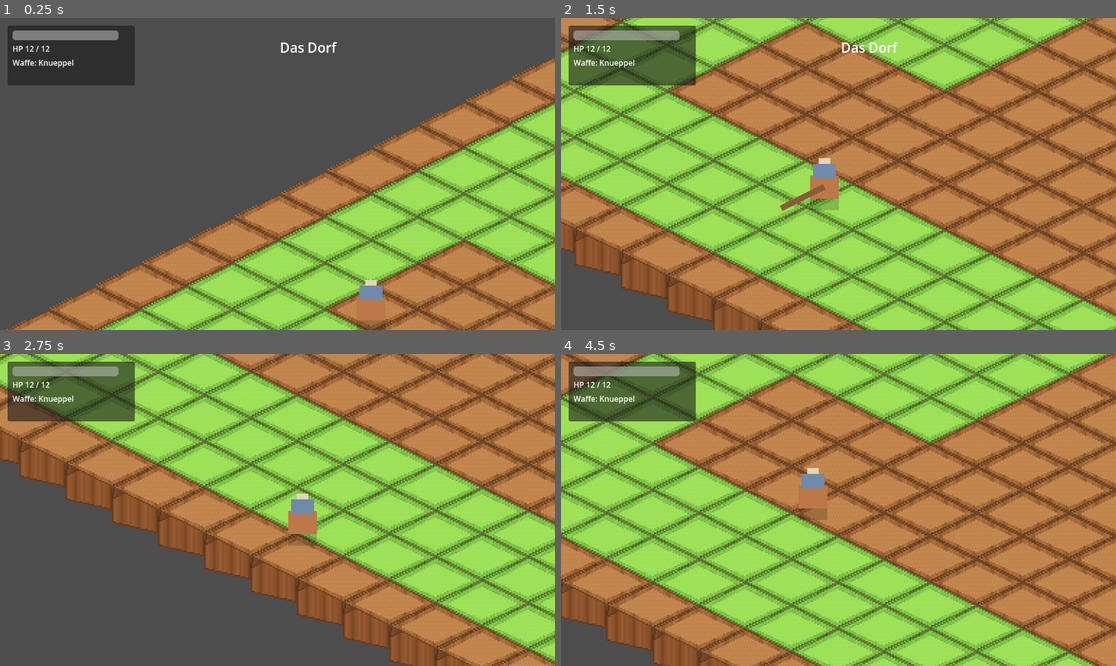
Above: before the commit, frames 1-4 (two rows, left to right).
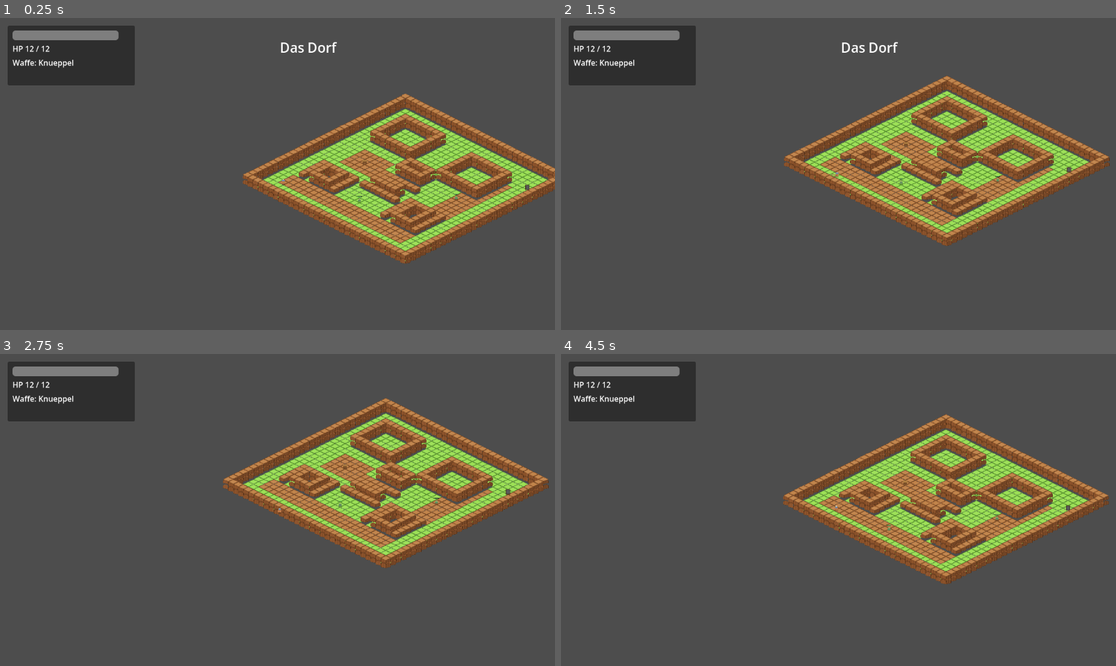
Above: after the commit, the same moments.

Repository: Taunaria/tartaros-engine-prototype
Game: Godot game, scene res://scenes/game/Game.tscn
Two runs of this game, one before a commit and one after it. Both use one fixed random seed, a clock stepped at 60 frames per second and the inputs below.
Inputs:
- Up to frame 1 (0.25 s): no input
- Up to frame 2 (1.5 s): hold D (move_right) 0.53-1.28 s; tap Space (attack) at 0.6, 1.35 s; hold S (move_down) from 1.28 s (still down)
- Up to frame 3 (2.75 s): release S (move_down) at 2.03 s; hold D (move_right) from 2.03 s (still down); tap E (interact) at 2.1 s; tap Space (attack) at 2.3 s
- Up to frame 4 (4.5 s): release D (move_right) at 2.78 s; hold W (move_up) 2.78-3.53 s; tap Space (attack) at 2.85, 3.6 s; hold A (move_left) from 3.53 s (still down); tap E (interact) at 4.35 s

The runs differ from the first frame. In frame 1, 44% of the frame differs, in the area x 1-100%, y 12-100%; in frame 2, 92%; in frame 3, 72%; in frame 4, 94%, in the area x 0-100%, y 0-100%.

Commit message:
Extract camera settings into GameCamera

Diff:
--- a/data/weapons/weapon_db.gd
+++ b/data/weapons/weapon_db.gd
@@ -7,6 +7,8 @@
 		"name": "Knueppel",
 		"damage": 2,
 		"range": 30.0,
+		"hit_radius": 38.0,
+		"swing_angle_degrees": 110.0,
 		"cooldown": 0.45,
 		"color": Color8(137, 92, 56)
 	},
@@ -15,6 +17,8 @@
 		"name": "Schwert",
 		"damage": 3,
 		"range": 38.0,
+		"hit_radius": 46.0,
+		"swing_angle_degrees": 90.0,
 		"cooldown": 0.38,
 		"color": Color8(183, 192, 203)
 	},
@@ -23,6 +27,8 @@
 		"name": "Axt",
 		"damage": 4,
 		"range": 34.0,
+		"hit_radius": 42.0,
+		"swing_angle_degrees": 120.0,
 		"cooldown": 0.55,
 		"color": Color8(169, 185, 150)
 	}
--- a/scenes/game/Game.tscn
+++ b/scenes/game/Game.tscn
@@ -1,8 +1,9 @@
-[gd_scene load_steps=4 format=3]
+[gd_scene load_steps=5 format=3]
 
 [ext_resource type="Script" path="res://scripts/core/game.gd" id="1"]
 [ext_resource type="PackedScene" path="res://scenes/player/Player.tscn" id="2"]
 [ext_resource type="PackedScene" path="res://scenes/ui/GameUI.tscn" id="3"]
+[ext_resource type="Script" path="res://scripts/core/game_camera.gd" id="4"]
 
 [node name="Game" type="Node2D"]
 script = ExtResource("1")
@@ -14,8 +15,6 @@
 [node name="CameraRig" type="Node2D" parent="."]
 
 [node name="Camera2D" type="Camera2D" parent="CameraRig"]
-position_smoothing_enabled = true
-position_smoothing_speed = 7.0
-zoom = Vector2(3.0, 3.0)
+script = ExtResource("4")
 
 [node name="UI" parent="." instance=ExtResource("3")]
--- a/scenes/player/Player.tscn
+++ b/scenes/player/Player.tscn
@@ -5,8 +5,8 @@
 [sub_resource type="CircleShape2D" id="1"]
 radius = 9.0
 
-[sub_resource type="RectangleShape2D" id="2"]
-size = Vector2(30, 22)
+[sub_resource type="CircleShape2D" id="2"]
+radius = 38.0
 
 [node name="Player" type="CharacterBody2D" groups=["player"]]
 collision_layer = 2
--- a/scenes/visual/BlockTile.tscn
+++ b/scenes/visual/BlockTile.tscn
@@ -4,9 +4,3 @@
 
 [node name="BlockTile" type="Node2D"]
 script = ExtResource("1")
-
-[node name="TopSprite" type="Sprite2D" parent="."]
-
-[node name="LeftSprite" type="Sprite2D" parent="."]
-
-[node name="RightSprite" type="Sprite2D" parent="."]
--- a/scripts/core/game.gd
+++ b/scripts/core/game.gd
@@ -2,6 +2,7 @@
 
 const LevelData := preload("res://data/levels/level_data.gd")
 const LevelScene := preload("res://scenes/levels/Level.tscn")
+const GameCamera := preload("res://scripts/core/game_camera.gd")
 
 var levels: Array[Dictionary] = []
 var current_level_index: int = 0
@@ -11,10 +12,12 @@
 @onready var level_container: Node2D = $LevelContainer
 @onready var player: CharacterBody2D = $Player
 @onready var camera_rig: Node2D = $CameraRig
+@onready var camera: GameCamera = $CameraRig/Camera2D
 @onready var ui: CanvasLayer = $UI
 
 
 func _ready() -> void:
+	camera.apply_defaults()
 	levels = LevelData.get_levels()
 	player.hp_changed.connect(_on_player_hp_changed)
 	player.weapon_changed.connect(_on_player_weapon_changed)
--- /dev/null
+++ b/scripts/core/game_camera.gd
@@ -0,0 +1,12 @@
+extends Camera2D
+class_name GameCamera
+
+const DEFAULT_ZOOM := Vector2(0.33, 0.33)
+const DEFAULT_POSITION_SMOOTHING_ENABLED := true
+const DEFAULT_POSITION_SMOOTHING_SPEED := 9.0
+
+
+func apply_defaults() -> void:
+	zoom = DEFAULT_ZOOM
+	position_smoothing_enabled = DEFAULT_POSITION_SMOOTHING_ENABLED
+	position_smoothing_speed = DEFAULT_POSITION_SMOOTHING_SPEED
--- a/scripts/dev/export_block_test_image.gd
+++ b/scripts/dev/export_block_test_image.gd
@@ -3,18 +3,18 @@
 const BlockFaceAtlas := preload("res://scripts/visual/block_face_atlas.gd")
 const BlockTile := preload("res://scripts/visual/block_tile.gd")
 const OUTPUT_PATH := "res://tmp/block_render_test_export.png"
-const ORIGIN := Vector2i(352, 120)
+const ORIGIN := Vector2i(352, 170)
 const TEST_GRID := [
-	["grass", "grass", "grass", "grass", "grass", "grass", "grass", "grass", "grass", "grass"],
-	["grass", "grass", "stone", "stone", "stone", "grass", "grass", "wood", "wood", "grass"],
-	["grass", "grass", "stone", "grass", "grass", "grass", "grass", "wood", "wood", "grass"],
-	["grass", "grass", "stone", "grass", "wood", "wood", "grass", "grass", "grass", "grass"],
-	["grass", "grass", "grass", "grass", "wood", "wood", "grass", "stone", "stone", "grass"],
-	["grass", "wood", "wood", "grass", "grass", "grass", "grass", "stone", "grass", "grass"],
-	["grass", "wood", "wood", "grass", "stone", "stone", "grass", "grass", "grass", "grass"],
-	["grass", "grass", "grass", "grass", "stone", "grass", "grass", "wood", "wood", "grass"],
-	["grass", "stone", "stone", "grass", "grass", "grass", "grass", "wood", "grass", "grass"],
-	["grass", "grass", "grass", "grass", "grass", "grass", "grass", "grass", "grass", "grass"]
+	[{"type": "grass", "height": 0}, {"type": "grass", "height": 0}, {"type": "grass", "height": 0}, {"type": "grass", "height": 0}, {"type": "grass", "height": 0}, {"type": "grass", "height": 0}, {"type": "grass", "height": 0}, {"type": "grass", "height": 0}, {"type": "grass", "height": 0}, {"type": "grass", "height": 0}],
+	[{"type": "grass", "height": 0}, {"type": "grass", "height": 0}, {"type": "grass", "height": 0}, {"type": "grass", "height": 0}, {"type": "grass", "height": 0}, {"type": "grass", "height": 0}, {"type": "grass", "height": 0}, {"type": "grass", "height": 0}, {"type": "grass", "height": 0}, {"type": "grass", "height": 0}],
+	[{"type": "grass", "height": 0}, {"type": "wood", "height": 1}, {"type": "wood", "height": 1}, {"type": "wood", "height": 1}, {"type": "grass", "height": 0}, {"type": "grass", "height": 0}, {"type": "wood", "height": 2}, {"type": "wood", "height": 2}, {"type": "wood", "height": 2}, {"type": "grass", "height": 0}],
+	[{"type": "grass", "height": 0}, {"type": "wood", "height": 1}, {"type": "grass", "height": 0}, {"type": "wood", "height": 1}, {"type": "wood", "height": 0}, {"type": "wood", "height": 0}, {"type": "wood", "height": 2}, {"type": "grass", "height": 0}, {"type": "wood", "height": 2}, {"type": "grass", "height": 0}],
+	[{"type": "grass", "height": 0}, {"type": "wood", "height": 1}, {"type": "grass", "height": 0}, {"type": "wood", "height": 1}, {"type": "wood", "height": 0}, {"type": "wood", "height": 0}, {"type": "wood", "height": 2}, {"type": "grass", "height": 0}, {"type": "wood", "height": 2}, {"type": "stone", "height": 2}],
+	[{"type": "grass", "height": 0}, {"type": "wood", "height": 1}, {"type": "wood", "height": 1}, {"type": "wood", "height": 1}, {"type": "wood", "height": 0}, {"type": "wood", "height": 0}, {"type": "wood", "height": 2}, {"type": "wood", "height": 2}, {"type": "wood", "height": 2}, {"type": "grass", "height": 0}],
+	[{"type": "grass", "height": 0}, {"type": "grass", "height": 0}, {"type": "grass", "height": 0}, {"type": "grass", "height": 0}, {"type": "wood", "height": 0}, {"type": "wood", "height": 0}, {"type": "grass", "height": 0}, {"type": "grass", "height": 0}, {"type": "grass", "height": 0}, {"type": "grass", "height": 0}],
+	[{"type": "grass", "height": 0}, {"type": "grass", "height": 0}, {"type": "stone", "height": 1}, {"type": "grass", "height": 0}, {"type": "grass", "height": 0}, {"type": "grass", "height": 0}, {"type": "grass", "height": 0}, {"type": "grass", "height": 0}, {"type": "grass", "height": 0}, {"type": "grass", "height": 0}],
+	[{"type": "grass", "height": 0}, {"type": "grass", "height": 0}, {"type": "grass", "height": 0}, {"type": "grass", "height": 0}, {"type": "grass", "height": 0}, {"type": "grass", "height": 0}, {"type": "grass", "height": 0}, {"type": "grass", "height": 0}, {"type": "grass", "height": 0}, {"type": "grass", "height": 0}],
+	[{"type": "grass", "height": 0}, {"type": "grass", "height": 0}, {"type": "grass", "height": 0}, {"type": "grass", "height": 0}, {"type": "grass", "height": 0}, {"type": "grass", "height": 0}, {"type": "grass", "height": 0}, {"type": "grass", "height": 0}, {"type": "grass", "height": 0}, {"type": "grass", "height": 0}]
 ]
 
 
@@ -27,10 +27,12 @@
 	var draw_list: Array[Dictionary] = []
 	for y in range(TEST_GRID.size()):
 		for x in range(TEST_GRID[y].size()):
+			var tile_data: Dictionary = TEST_GRID[y][x]
 			draw_list.append({
-				"type": TEST_GRID[y][x],
+				"type": tile_data["type"],
+				"height": tile_data["height"],
 				"grid": Vector2i(x, y),
-				"sort": x + y
+				"sort": (x + y) * 10 + tile_data["height"] * 3
 			})
 
 	draw_list.sort_custom(func(a: Dictionary, b: Dictionary) -> bool:
@@ -38,22 +40,30 @@
 	)
 
 	for entry in draw_list:
-		_draw_block(output, atlas_image, entry["type"], entry["grid"])
+		_draw_block(output, atlas_image, _resolve_tile_type(entry["type"]), entry["grid"], entry["height"])
 
-	_draw_marker(output, Vector2i(4, 4), Color8(204, 82, 82))
-	_draw_marker(output, Vector2i(7, 2), Color8(86, 145, 102))
+	_draw_marker(output, Vector2i(4, 6), Color8(204, 82, 82))
+	_draw_marker(output, Vector2i(8, 4), Color8(86, 145, 102))
 	output.save_png(ProjectSettings.globalize_path(OUTPUT_PATH))
 	quit()
 
 
-func _draw_block(output: Image, atlas_image: Image, tile_type: String, grid: Vector2i) -> void:
+func _draw_block(output: Image, atlas_image: Image, tile_type: String, grid: Vector2i, visual_height: int) -> void:
 	var regions: Dictionary = BlockFaceAtlas.get_regions()[tile_type]
 	var screen: Vector2 = BlockTile.grid_to_screen(grid)
 	var screen_origin := Vector2i(roundi(screen.x), roundi(screen.y)) + ORIGIN
+	var height_step := int(BlockTile.get_default_height_step())
 
-	_blit_region(output, atlas_image, regions["left_texture_region"], screen_origin + Vector2i(-32, 0))
-	_blit_region(output, atlas_image, regions["right_texture_region"], screen_origin + Vector2i(0, 0))
-	_blit_region(output, atlas_image, regions["top_texture_region"], screen_origin + Vector2i(-32, -16))
+	if visual_height <= 0:
+		_blit_region(output, atlas_image, regions["top_texture_region"], screen_origin + Vector2i(-32, -16))
+		return
+
+	for layer in range(visual_height):
+		var offset := Vector2i(0, -height_step * (layer + 1))
+		_blit_region(output, atlas_image, regions["left_texture_region"], screen_origin + offset + Vector2i(-32, 0))
+		_blit_region(output, atlas_image, regions["right_texture_region"], screen_origin + offset + Vector2i(0, 0))
+
+	_blit_region(output, atlas_image, regions["top_texture_region"], screen_origin + Vector2i(-32, -16 - height_step * visual_height))
 
 
 func _blit_region(output: Image, atlas_image: Image, region: Rect2, destination: Vector2i) -> void:
@@ -85,3 +95,9 @@
 			if x < 0 or y < 0 or x >= output.get_width() or y >= output.get_height():
 				continue
 			output.set_pixel(x, y, color)
+
+
+func _resolve_tile_type(tile_type: String) -> String:
+	if tile_type == "dirt":
+		return "wood"
+	return tile_type
--- a/scripts/levels/level.gd
+++ b/scripts/levels/level.gd
@@ -7,6 +7,10 @@
 const ChestScene := preload("res://scenes/props/Chest.tscn")
 const ExitScene := preload("res://scenes/props/ExitPortal.tscn")
 const PickupScene := preload("res://scenes/props/WeaponPickup.tscn")
+
+const GROUND_HEIGHT := 0
+const LOW_STRUCTURE_HEIGHT := 1
+const WALL_HEIGHT := 2
 
 const THEMES := {
 	"village": {
@@ -141,8 +145,14 @@
 	var theme: Dictionary = THEMES.get(level_data.get("theme", "village"), THEMES["village"])
 	for y in range(size.y):
 		for x in range(size.x):
+			var cell := Vector2i(x, y)
 			var tile: Node2D = BlockTileScene.instantiate()
-			tile.setup(_get_tile_type(Vector2i(x, y), theme), Vector2i(x, y), render_origin)
+			tile.setup(
+				_get_tile_type(cell, theme),
+				cell,
+				render_origin,
+				_get_tile_visual_height(cell)
+			)
 			tiles_root.add_child(tile)
 
 
@@ -220,8 +230,52 @@
 
 
 func _get_tile_type(tile: Vector2i, theme: Dictionary) -> String:
-	if _is_in_rects(tile, blocked_rects):
+	if _get_tile_visual_height(tile) > GROUND_HEIGHT:
 		return theme["wall_tile"]
 	if _is_in_rects(tile, accent_rects):
 		return theme["accent_tile"]
 	return theme["floor_tile"]
+
+
+func _get_tile_visual_height(tile: Vector2i) -> int:
+	if level_data.get("id", "") == "village":
+		return _get_village_visual_height(tile)
+	if _is_in_rects(tile, blocked_rects):
+		return WALL_HEIGHT
+	return GROUND_HEIGHT
+
+
+func _get_village_visual_height(tile: Vector2i) -> int:
+	if _is_in_rects(tile, _get_village_height_two_rects()):
+		return WALL_HEIGHT
+	if _is_in_rects(tile, _get_village_height_one_rects()):
+		return LOW_STRUCTURE_HEIGHT
+	return GROUND_HEIGHT
+
+
+func _get_village_height_two_rects() -> Array:
+	return [
+		Rect2i(0, 0, 32, 1),
+		Rect2i(0, 31, 32, 1),
+		Rect2i(0, 0, 1, 32),
+		Rect2i(31, 0, 1, 32),
+		Rect2i(4, 4, 8, 1), Rect2i(4, 10, 8, 1), Rect2i(4, 5, 1, 5), Rect2i(11, 5, 1, 5),
+		Rect2i(18, 5, 8, 1), Rect2i(18, 11, 8, 1), Rect2i(18, 6, 1, 5), Rect2i(25, 6, 1, 5),
+		Rect2i(13, 12, 5, 1), Rect2i(13, 14, 5, 1), Rect2i(13, 13, 1, 1), Rect2i(17, 13, 1, 1),
+		Rect2i(13, 18, 5, 1), Rect2i(13, 19, 5, 1), Rect2i(13, 19, 1, 1), Rect2i(17, 19, 1, 1),
+		Rect2i(22, 20, 4, 1), Rect2i(22, 24, 4, 1), Rect2i(22, 21, 1, 3), Rect2i(25, 21, 1, 3),
+		Rect2i(6, 21, 4, 1), Rect2i(6, 24, 4, 1), Rect2i(6, 22, 1, 2), Rect2i(9, 22, 1, 2)
+	]
+
+
+func _get_village_height_one_rects() -> Array:
+	return [
+		Rect2i(4, 20, 7, 1),
+		Rect2i(4, 21, 1, 4),
+		Rect2i(10, 21, 1, 4),
+		Rect2i(20, 19, 7, 1),
+		Rect2i(20, 20, 1, 5),
+		Rect2i(26, 20, 1, 5),
+		Rect2i(12, 16, 7, 1),
+		Rect2i(12, 20, 7, 1)
+	]
--- a/scripts/player/player.gd
+++ b/scripts/player/player.gd
@@ -69,6 +69,7 @@
 		var tip_logic: Vector2 = position + facing * float(weapon["range"])
 		var tip: Vector2 = IsoMapper.logic_to_screen(tip_logic, render_origin) - position
 		draw_line(base, tip, weapon["color"], 4.0)
+		_draw_attack_sweep(base, weapon)
 
 
 func reset_for_new_run() -> void:
@@ -168,16 +169,56 @@
 	for body in attack_area.get_overlapping_bodies():
 		if body == self:
 			continue
-		if body.has_method("take_damage"):
-			body.take_damage(weapon["damage"])
+		if not body.has_method("take_damage"):
+			continue
+		if not _is_body_inside_swing(body, weapon):
+			continue
+		body.take_damage(weapon["damage"])
 
 
 func _update_attack_area() -> void:
 	var weapon: Dictionary = get_current_weapon()
-	var shape := attack_shape.shape as RectangleShape2D
-	shape.size = Vector2(weapon["range"], 22.0)
-	attack_area.rotation = facing.angle()
-	attack_area.position = facing * (weapon["range"] * 0.5 + 10.0)
+	var shape := attack_shape.shape as CircleShape2D
+	shape.radius = float(weapon.get("hit_radius", weapon["range"]))
+	attack_area.rotation = 0.0
+	attack_area.position = Vector2.ZERO
+
+
+func _is_body_inside_swing(body: Node2D, weapon: Dictionary) -> bool:
+	var to_body: Vector2 = body.global_position - global_position
+	var distance: float = to_body.length()
+	if distance <= 0.001:
+		return true
+
+	var hit_radius: float = float(weapon.get("hit_radius", weapon["range"])) + _get_target_hit_padding(body)
+	if distance > hit_radius:
+		return false
+
+	var half_angle: float = deg_to_rad(float(weapon.get("swing_angle_degrees", 90.0)) * 0.5)
+	var facing_direction := facing.normalized()
+	var target_direction := to_body / distance
+	var angle_to_target: float = abs(facing_direction.angle_to(target_direction))
+	return angle_to_target <= half_angle
+
+
+func _get_target_hit_padding(body: Node2D) -> float:
+	for child in body.get_children():
+		if child is CollisionShape2D:
+			var shape: Shape2D = child.shape
+			if shape is CircleShape2D:
+				return (shape as CircleShape2D).radius
+	return 10.0
+
+
+func _draw_attack_sweep(base: Vector2, weapon: Dictionary) -> void:
+	var hit_radius: float = float(weapon.get("hit_radius", weapon["range"]))
+	var half_angle: float = deg_to_rad(float(weapon.get("swing_angle_degrees", 90.0)) * 0.5)
+	var left_edge := facing.rotated(-half_angle) * hit_radius
+	var right_edge := facing.rotated(half_angle) * hit_radius
+	var left_screen: Vector2 = IsoMapper.logic_to_screen(position + left_edge, render_origin) - position
+	var right_screen: Vector2 = IsoMapper.logic_to_screen(position + right_edge, render_origin) - position
+	draw_line(base, left_screen, weapon["color"].lightened(0.2), 2.0)
+	draw_line(base, right_screen, weapon["color"].lightened(0.2), 2.0)
 
 
 func _get_render_offset() -> Vector2:
--- a/scripts/visual/block_render_test.gd
+++ b/scripts/visual/block_render_test.gd
@@ -4,19 +4,19 @@
 const EntityMarkerScene := preload("res://scenes/visual/EntityMarker.tscn")
 
 const TEST_GRID := [
-	["grass", "grass", "grass", "grass", "grass", "grass", "grass", "grass", "grass", "grass"],
-	["grass", "grass", "stone", "stone", "stone", "grass", "grass", "wood", "wood", "grass"],
-	["grass", "grass", "stone", "grass", "grass", "grass", "grass", "wood", "wood", "grass"],
-	["grass", "grass", "stone", "grass", "wood", "wood", "grass", "grass", "grass", "grass"],
-	["grass", "grass", "grass", "grass", "wood", "wood", "grass", "stone", "stone", "grass"],
-	["grass", "wood", "wood", "grass", "grass", "grass", "grass", "stone", "grass", "grass"],
-	["grass", "wood", "wood", "grass", "stone", "stone", "grass", "grass", "grass", "grass"],
-	["grass", "grass", "grass", "grass", "stone", "grass", "grass", "wood", "wood", "grass"],
-	["grass", "stone", "stone", "grass", "grass", "grass", "grass", "wood", "grass", "grass"],
-	["grass", "grass", "grass", "grass", "grass", "grass", "grass", "grass", "grass", "grass"]
+	[{"type": "grass", "height": 0}, {"type": "grass", "height": 0}, {"type": "grass", "height": 0}, {"type": "grass", "height": 0}, {"type": "grass", "height": 0}, {"type": "grass", "height": 0}, {"type": "grass", "height": 0}, {"type": "grass", "height": 0}, {"type": "grass", "height": 0}, {"type": "grass", "height": 0}],
+	[{"type": "grass", "height": 0}, {"type": "grass", "height": 0}, {"type": "grass", "height": 0}, {"type": "grass", "height": 0}, {"type": "grass", "height": 0}, {"type": "grass", "height": 0}, {"type": "grass", "height": 0}, {"type": "grass", "height": 0}, {"type": "grass", "height": 0}, {"type": "grass", "height": 0}],
+	[{"type": "grass", "height": 0}, {"type": "wood", "height": 1}, {"type": "wood", "height": 1}, {"type": "wood", "height": 1}, {"type": "grass", "height": 0}, {"type": "grass", "height": 0}, {"type": "wood", "height": 2}, {"type": "wood", "height": 2}, {"type": "wood", "height": 2}, {"type": "grass", "height": 0}],
+	[{"type": "grass", "height": 0}, {"type": "wood", "height": 1}, {"type": "grass", "height": 0}, {"type": "wood", "height": 1}, {"type": "dirt", "height": 0}, {"type": "dirt", "height": 0}, {"type": "wood", "height": 2}, {"type": "grass", "height": 0}, {"type": "wood", "height": 2}, {"type": "grass", "height": 0}],
+	[{"type": "grass", "height": 0}, {"type": "wood", "height": 1}, {"type": "grass", "height": 0}, {"type": "wood", "height": 1}, {"type": "dirt", "height": 0}, {"type": "dirt", "height": 0}, {"type": "wood", "height": 2}, {"type": "grass", "height": 0}, {"type": "wood", "height": 2}, {"type": "stone", "height": 2}],
+	[{"type": "grass", "height": 0}, {"type": "wood", "height": 1}, {"type": "wood", "height": 1}, {"type": "wood", "height": 1}, {"type": "dirt", "height": 0}, {"type": "dirt", "height": 0}, {"type": "wood", "height": 2}, {"type": "wood", "height": 2}, {"type": "wood", "height": 2}, {"type": "grass", "height": 0}],
+	[{"type": "grass", "height": 0}, {"type": "grass", "height": 0}, {"type": "grass", "height": 0}, {"type": "grass", "height": 0}, {"type": "dirt", "height": 0}, {"type": "dirt", "height": 0}, {"type": "grass", "height": 0}, {"type": "grass", "height": 0}, {"type": "grass", "height": 0}, {"type": "grass", "height": 0}],
+	[{"type": "grass", "height": 0}, {"type": "grass", "height": 0}, {"type": "stone", "height": 1}, {"type": "grass", "height": 0}, {"type": "grass", "height": 0}, {"type": "grass", "height": 0}, {"type": "grass", "height": 0}, {"type": "grass", "height": 0}, {"type": "grass", "height": 0}, {"type": "grass", "height": 0}],
+	[{"type": "grass", "height": 0}, {"type": "grass", "height": 0}, {"type": "grass", "height": 0}, {"type": "grass", "height": 0}, {"type": "grass", "height": 0}, {"type": "grass", "height": 0}, {"type": "grass", "height": 0}, {"type": "grass", "height": 0}, {"type": "grass", "height": 0}, {"type": "grass", "height": 0}],
+	[{"type": "grass", "height": 0}, {"type": "grass", "height": 0}, {"type": "grass", "height": 0}, {"type": "grass", "height": 0}, {"type": "grass", "height": 0}, {"type": "grass", "height": 0}, {"type": "grass", "height": 0}, {"type": "grass", "height": 0}, {"type": "grass", "height": 0}, {"type": "grass", "height": 0}]
 ]
 
-const ORIGIN := Vector2(352, 120)
+const ORIGIN := Vector2(352, 170)
 
 @onready var tiles_root: Node2D = $TilesRoot
 @onready var entities_root: Node2D = $EntitiesRoot
@@ -26,20 +26,27 @@
 	tiles_root.position = ORIGIN
 	entities_root.position = ORIGIN
 	_build_tiles()
-	_spawn_marker(Vector2i(4, 4), "Player", Color8(204, 82, 82))
-	_spawn_marker(Vector2i(7, 2), "Enemy", Color8(86, 145, 102))
+	_spawn_marker(Vector2i(4, 6), "Player", Color8(204, 82, 82))
+	_spawn_marker(Vector2i(8, 4), "Pillar", Color8(86, 145, 102))
 
 
 func _build_tiles() -> void:
 	for y in range(TEST_GRID.size()):
 		var row: Array = TEST_GRID[y]
 		for x in range(row.size()):
+			var tile_data: Dictionary = row[x]
 			var tile := BlockTileScene.instantiate()
 			tiles_root.add_child(tile)
-			tile.setup(row[x], Vector2i(x, y))
+			tile.setup(_resolve_tile_type(tile_data.get("type", "grass")), Vector2i(x, y), Vector2.ZERO, tile_data.get("height", 0))
 
 
 func _spawn_marker(cell: Vector2i, marker_label: String, marker_color: Color) -> void:
 	var marker := EntityMarkerScene.instantiate()
 	entities_root.add_child(marker)
 	marker.setup(cell, marker_label, marker_color)
+
+
+func _resolve_tile_type(tile_type: String) -> String:
+	if tile_type == "dirt":
+		return "wood"
+	return tile_type
--- a/scripts/visual/block_tile.gd
+++ b/scripts/visual/block_tile.gd
@@ -5,61 +5,79 @@
 const TILE_WIDTH := IsoMapper.RENDER_TILE_WIDTH
 const TILE_HEIGHT := IsoMapper.RENDER_TILE_HEIGHT
 const BlockFaceAtlas := preload("res://scripts/visual/block_face_atlas.gd")
+const DEFAULT_HEIGHT_STEP := 32.0
 
 var grid_position: Vector2i = Vector2i.ZERO
 var tile_type: String = "grass"
 var render_origin: Vector2 = Vector2.ZERO
-
-@onready var top_sprite: Sprite2D = $TopSprite
-@onready var left_sprite: Sprite2D = $LeftSprite
-@onready var right_sprite: Sprite2D = $RightSprite
+var visual_height: int = 0
+var height_step: float = DEFAULT_HEIGHT_STEP
 
 
 func _ready() -> void:
-	var face_texture: Texture2D = BlockFaceAtlas.get_texture()
-	top_sprite.texture = face_texture
-	left_sprite.texture = face_texture
-	right_sprite.texture = face_texture
-	top_sprite.texture_filter = CanvasItem.TEXTURE_FILTER_NEAREST
-	left_sprite.texture_filter = CanvasItem.TEXTURE_FILTER_NEAREST
-	right_sprite.texture_filter = CanvasItem.TEXTURE_FILTER_NEAREST
-	_apply_face_regions()
-	_layout_faces()
+	_rebuild_visuals()
 
 
-func setup(new_tile_type: String, new_grid_position: Vector2i, new_render_origin: Vector2 = Vector2.ZERO) -> void:
+func setup(
+		new_tile_type: String,
+		new_grid_position: Vector2i,
+		new_render_origin: Vector2 = Vector2.ZERO,
+		new_visual_height: int = 0
+) -> void:
 	tile_type = new_tile_type
 	grid_position = new_grid_position
 	render_origin = new_render_origin
+	visual_height = maxi(new_visual_height, 0)
 	position = render_origin + grid_to_screen(grid_position)
-	z_index = grid_position.x + grid_position.y
+	z_index = _get_base_z_index()
 	if is_node_ready():
-		_apply_face_regions()
-		_layout_faces()
+		_rebuild_visuals()
 
 
 static func grid_to_screen(cell: Vector2i) -> Vector2:
 	return IsoMapper.grid_to_screen(cell)
 
 
-func _apply_face_regions() -> void:
+static func get_default_height_step() -> float:
+	var face_regions: Dictionary = BlockFaceAtlas.get_regions()
+	var sample_region: Rect2 = face_regions["stone"]["left_texture_region"]
+	return sample_region.size.y
+
+
+func _get_base_z_index() -> int:
+	return (grid_position.x + grid_position.y) * 10
+
+
+func _rebuild_visuals() -> void:
+	for child in get_children():
+		child.queue_free()
+
+	height_step = get_default_height_step()
+	var face_texture: Texture2D = BlockFaceAtlas.get_texture()
 	var face_regions: Dictionary = BlockFaceAtlas.get_regions()
 	var face_info: Dictionary = face_regions.get(tile_type, face_regions["grass"])
-	top_sprite.region_enabled = true
-	left_sprite.region_enabled = true
-	right_sprite.region_enabled = true
-	top_sprite.region_rect = face_info["top_texture_region"]
-	left_sprite.region_rect = face_info["left_texture_region"]
-	right_sprite.region_rect = face_info["right_texture_region"]
+
+	if visual_height <= 0:
+		_add_face_sprite(face_texture, face_info["top_texture_region"], Vector2.ZERO, 2)
+		return
+
+	for layer in range(visual_height):
+		var layer_offset := Vector2(0, -height_step * float(layer + 1))
+		var layer_z := layer * 3
+		_add_face_sprite(face_texture, face_info["left_texture_region"], layer_offset + Vector2(-16, 16), layer_z)
+		_add_face_sprite(face_texture, face_info["right_texture_region"], layer_offset + Vector2(16, 16), layer_z + 1)
+
+	var top_offset := Vector2(0, -height_step * float(visual_height))
+	_add_face_sprite(face_texture, face_info["top_texture_region"], top_offset, visual_height * 3 + 2)
 
 
-func _layout_faces() -> void:
-	top_sprite.centered = true
-	left_sprite.centered = true
-	right_sprite.centered = true
-	top_sprite.position = Vector2(0, 0)
-	left_sprite.position = Vector2(-16, 16)
-	right_sprite.position = Vector2(16, 16)
-	top_sprite.z_index = 2
-	left_sprite.z_index = 0
-	right_sprite.z_index = 1
+func _add_face_sprite(texture: Texture2D, region: Rect2, sprite_position: Vector2, sprite_z: int) -> void:
+	var sprite := Sprite2D.new()
+	sprite.texture = texture
+	sprite.texture_filter = CanvasItem.TEXTURE_FILTER_NEAREST
+	sprite.region_enabled = true
+	sprite.region_rect = region
+	sprite.centered = true
+	sprite.position = sprite_position
+	sprite.z_index = sprite_z
+	add_child(sprite)
